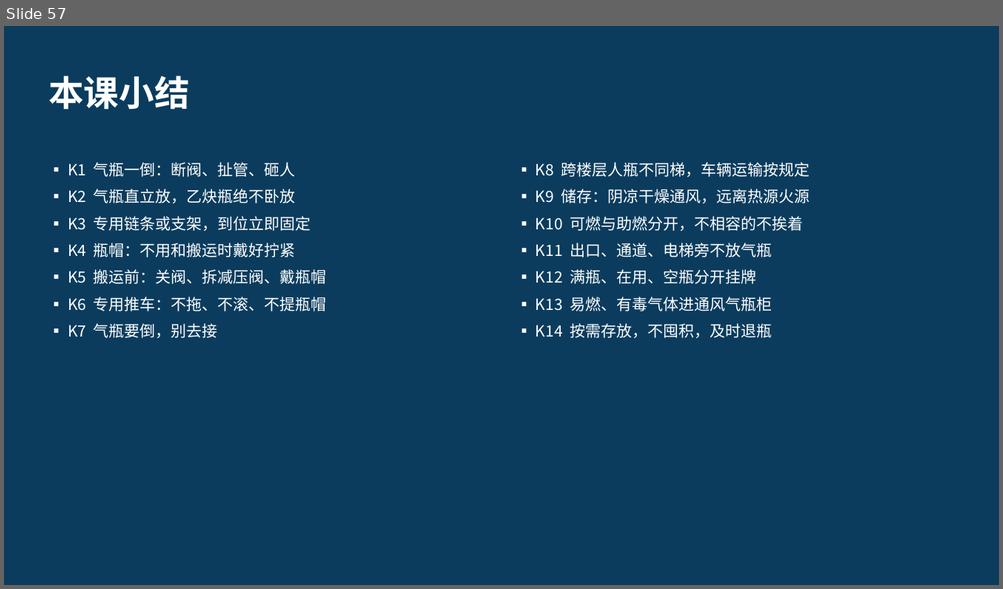
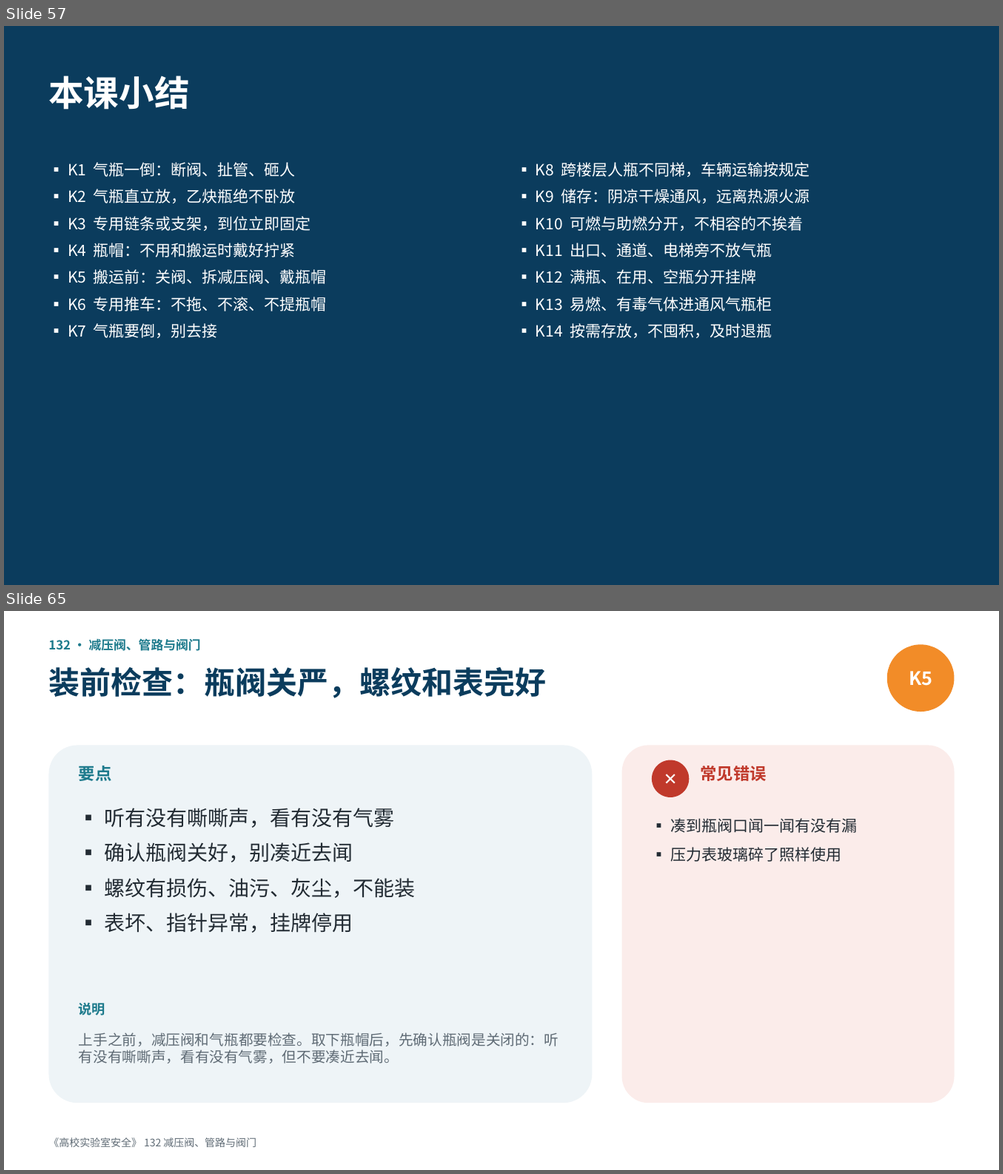
Before and after one commit to hanrongwx-max/videoyoutubo, a slide deck: course/高校实验室安全/课件/第11章_气瓶、低温与气体安全.pptx. Shown one above the other, each under a label of ours: slide 57 before the commit, slides 57 and 65 after it; the slides between them are not shown. The pictures are 1003x589 and 1003x1174 pixels, drawn with LibreOffice and Linux fonts; fonts in the diff are those of the drawing. Boxes give left, top, right and bottom in pixels: in the first picture for what was removed or moved away, otherwise in the second. Text is boxed around its words. In the diff, an @@ line names an element or a change of style, - is before the commit and + after.

```diff
--- a/course/高校实验室安全/课件/第11章_气瓶、低温与气体安全.pptx
+++ b/course/高校实验室安全/课件/第11章_气瓶、低温与气体安全.pptx
@@ slide 65 added at (x1=4, y1=611, x2=999, y2=1170), background #FFFFFF @@
@@ text added at (x1=48, y1=638, x2=201, y2=651), 12 pt, text #1D7A8C, bold @@
+132 · 减压阀、管路与阀门
@@ ellipse added at (x1=887, y1=644, x2=954, y2=712), fill #F28C28, 18 pt, text #FFFFFF, bold @@
+K5
@@ text added at (x1=48, y1=667, x2=546, y2=698), 30 pt, text #0B3C5D, bold @@
+装前检查：瓶阀关严，螺纹和表完好
@@ rounded rectangle added at (x1=48, y1=745, x2=592, y2=1103), fill #EEF4F7 @@
@@ text added at (x1=79, y1=766, x2=112, y2=781), 16 pt, text #1D7A8C, bold @@
+要点
@@ rounded rectangle added at (x1=622, y1=745, x2=954, y2=1103), fill #FBECEA @@
@@ ellipse added at (x1=652, y1=760, x2=689, y2=797), fill #C0392B, 16 pt, text #FFFFFF, bold @@
+✕
@@ text added at (x1=700, y1=766, x2=765, y2=781), 16 pt, text #C0392B, bold @@
+常见错误
@@ text added at (x1=104, y1=808, x2=415, y2=933), 20 pt, text #222B33 @@
+▪ 听有没有嘶嘶声，看有没有气雾
+▪ 确认瓶阀关好，别凑近去闻
+▪ 螺纹有损伤、油污、灰尘，不能装
+▪ 表坏、指针异常，挂牌停用
@@ text added at (x1=671, y1=818, x2=857, y2=862), 15 pt, text #222B33 @@
+▪ 凑到瓶阀口闻一闻有没有漏
+▪ 压力表玻璃碎了照样使用
@@ text added at (x1=79, y1=1003, x2=105, y2=1016), 13 pt, text #1D7A8C, bold @@
+说明
@@ text added at (x1=79, y1=1033, x2=559, y2=1064), 14 pt, text #5F6B75 @@
+上手之前，减压阀和气瓶都要检查。取下瓶帽后，先确认瓶阀是关闭的：听有没有嘶嘶声，看有没有气雾，但不要凑近去闻。
@@ text added at (x1=48, y1=1138, x2=256, y2=1147), 10 pt, text #5F6B75 @@
+《高校实验室安全》 132 减压阀、管路与阀门
```
Also in this commit, not shown: 21 other slides added, 2 other files.
